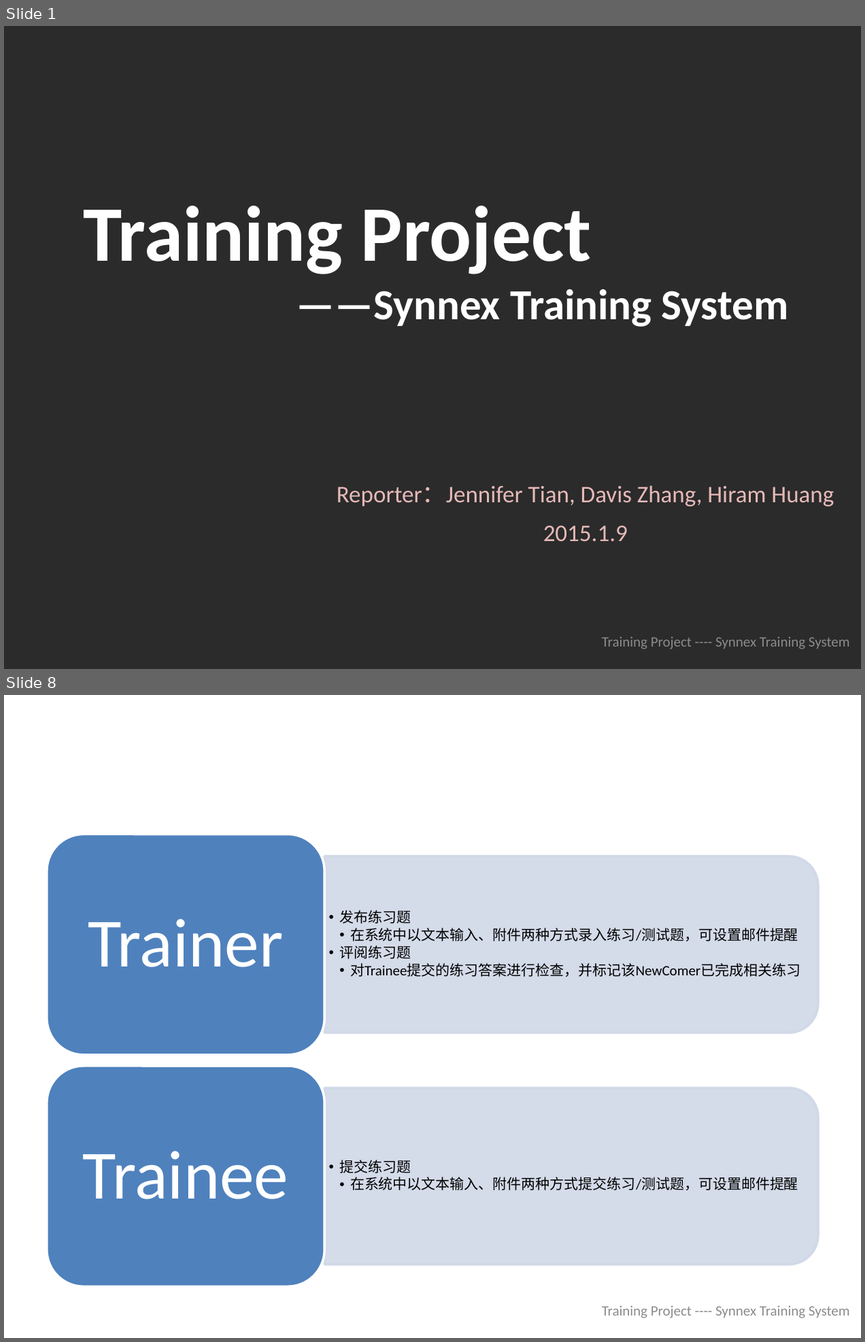
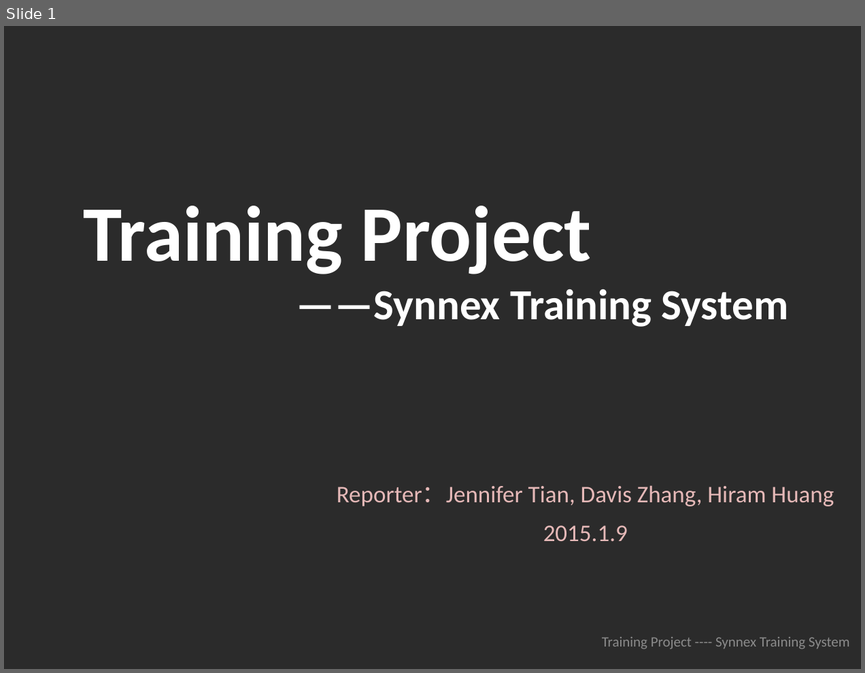
Before and after one commit to zhangruhong/trainingsystem, a slide deck: info/总结.pptx. Shown one above the other, each under a label of ours: slides 1 and 8 before the commit, slide 1 after it; the slides between them are not shown. The pictures are 865x1342 and 865x673 pixels, drawn with LibreOffice and Linux fonts; fonts in the diff are those of the drawing; background and template pictures are left out; a plain dark background stands for a picture behind light text. Boxes give left, top, right and bottom in pixels: in the first picture for what was removed or moved away, otherwise in the second. Text is boxed around its words. In the diff, an @@ line names an element or a change of style, - is before the commit and + after.

```diff
--- a/info/总结.pptx
+++ b/info/总结.pptx
@@ slide 8 removed at [4, 695, 861, 1338], background #FFFFFF @@
@@ title removed at [104, 713, 818, 794] @@
-练习题管理
@@ group removed at [47, 834, 818, 1286]: 4 texts, 2 round same rects, 2 rounded rectangles @@
-  •• 发布练习题
-    •• 在系统中以文本输入、附件两种方式录入练习/测试题，可设置邮件提醒
-  •• 评阅练习题
-    •• 对Trainee提交的练习答案进行检查，并标记该NewComer已完成相关练习
-Trainer
-  •• 提交练习题
-    •• 在系统中以文本输入、附件两种方式提交练习/测试题，可设置邮件提醒
-Trainee
@@ text removed at [602, 1305, 850, 1318] @@
-Training Project ---- Synnex Training System
```
Also in this commit, not shown: 7 slides changed, 9 slides added, 7 other slides removed.
